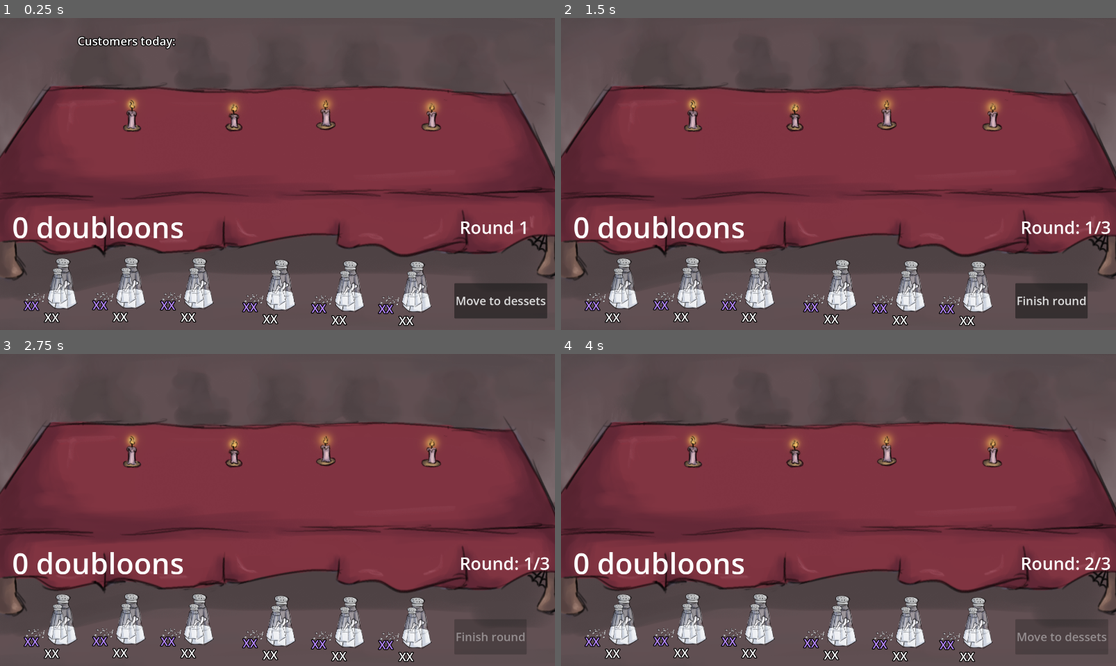
Above: before the commit, frames 1-4 (two rows, left to right).
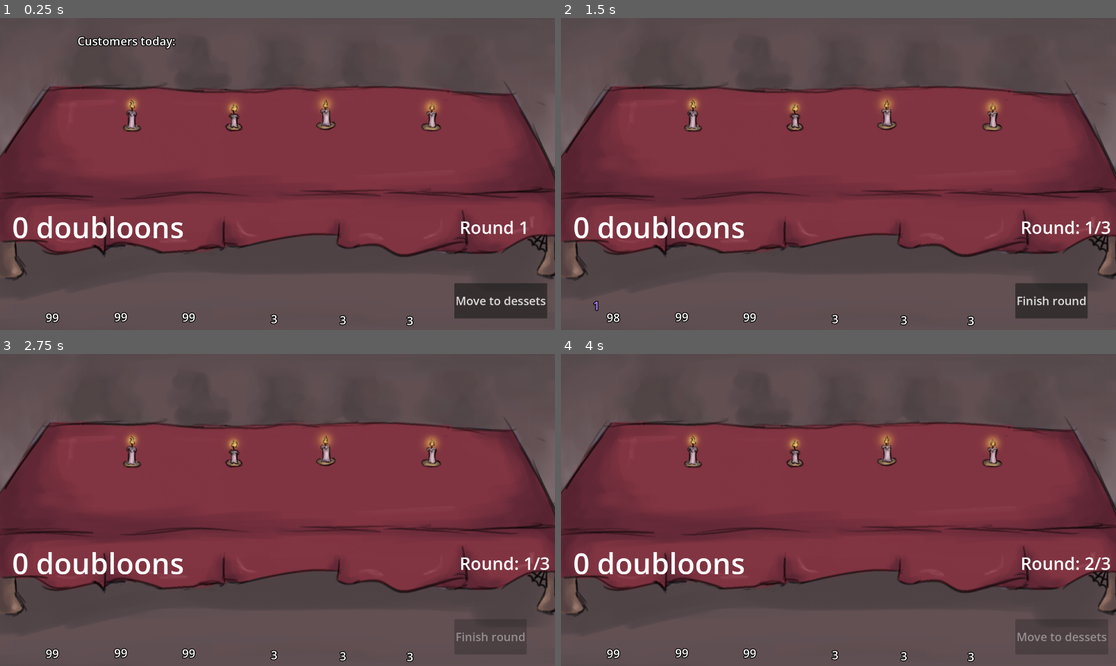
Above: after the commit, the same moments.

Repository: Henrique-Baumegger/godot-fims_food
Game: Godot game, scene res://scripts_and_scenes/main/main.tscn
Two runs of this game, one before a commit and one after it. Both use one fixed random seed, a clock stepped at 60 frames per second and the inputs below.
Inputs (mouse positions are in pixels of both pictures, inside the frame that each line leads up to):
- Up to frame 1 (0.25 s): no input
- Up to frame 2 (1.5 s): click "Move to dessets" at 0.5 s; tap Enter at 1.25 s; move the mouse to (610, 289) at 1.27 s; click (610, 289) at 1.35 s
- Up to frame 3 (2.75 s): click "Finish round" at 2 s
- Up to frame 4 (4 s): tap Space at 2.75 s; move the mouse to (683, 625) at 2.77 s; click (683, 625) at 2.85 s; click "Move to dessets" at 3.5 s

The runs differ from the first frame. In frame 1, 4.3% of the frame differs, in the area x 4-78%, y 76-99%; in frame 2, 4.3%; in frame 3, 4.3%; in frame 4, 4.3%.
Error before the commit: Parse Error: Invalid argument for "try_to_add()" function: argument 1 should be "Ingredient" but is "String". (res://scripts_and_scenes/ingredients/ingredient.…
Error after the commit: Out of bounds get index '0' (on base: 'Array[Customer]') (res://scripts_and_scenes/table/table.gd:111)

Commit message:
refactored ingredient

Diff:
--- a/project.godot
+++ b/project.godot
@@ -21,7 +21,6 @@
 
 [global_group]
 
-food_area="Food areas 2D"
 customers=""
 
 [input]
--- a/scripts_and_scenes/food/food.gd
+++ b/scripts_and_scenes/food/food.gd
@@ -1,5 +1,3 @@
-## Lifecycle functions that should be called by parent:
-## clients_go_drink_step()
 class_name Food
 extends Area2D
 
@@ -10,7 +8,6 @@
 @export var drink_textures : Dictionary [Drinks, Texture2D]
 
 var sprite_of_poison_type: Dictionary[Customer.Creatures, Sprite2D]
-var warm_food_step : bool = true
 
 var poison_present : Dictionary[Customer.Creatures, int]
 var single_drink_present : Drinks = Drinks.NONE
@@ -20,8 +17,23 @@
 @onready var drink_sprite: Sprite2D = $DrinkSprite
 
 
-func move_to_drink_step()->void:
-	warm_food_step = false
+func try_to_add(ing: Ingredient, quantity: int) -> int:
+	var added = 0
+
+	if ing.poison_type != Customer.Creatures.NONE:
+		var current = poison_present.get(ing.poison_type, 0)
+		poison_present[ing.poison_type] = current + quantity
+		added = quantity
+
+	elif ing.drink_type != Drinks.NONE:
+		if single_drink_present != ing.drink_type:
+			single_drink_present = ing.drink_type
+			added = 1
+		elif single_drink_present == ing.drink_type:
+			added = 0
+
+	_update_visuals()
+	return added
 
 
 func _ready() -> void:
@@ -33,27 +45,7 @@
 	food_sprite.texture = list_of_warm_food_textures.pick_random()
 
 
-func try_to_add(ing: Ingredient, quantity: int) -> int:
-	var added = 0
-
-	if ing.poison_type != Customer.Creatures.NONE && warm_food_step:
-		var current = poison_present.get(ing.poison_type, 0)
-		poison_present[ing.poison_type] = current + quantity
-		added = quantity
-
-	elif ing.drink_type != Drinks.NONE:
-		if single_drink_present != ing.drink_type:
-			single_drink_present = ing.drink_type
-			added = 1
-		elif single_drink_present == ing.drink_type:
-			added = 0
-
-	update_visuals()
-	return added
-
-
-
-func update_visuals() -> void:
+func _update_visuals() -> void:
 	var lines: Array[String] = []
 	for poison_type in Customer.Creatures:
 		var current = poison_present.get(poison_type, 0)
--- a/scripts_and_scenes/food/food.tscn
+++ b/scripts_and_scenes/food/food.tscn
@@ -10,7 +10,7 @@
 [sub_resource type="RectangleShape2D" id="RectangleShape2D_aohis"]
 size = Vector2(90.79999, 159.67499)
 
-[node name="Food" type="Area2D" unique_id=1063911873 groups=["food_area"]]
+[node name="Food" type="Area2D" unique_id=1063911873]
 z_index = 1
 script = ExtResource("1_aohis")
 
--- a/scripts_and_scenes/ingredients/ingredient.gd
+++ b/scripts_and_scenes/ingredients/ingredient.gd
@@ -2,18 +2,21 @@
 class_name Ingredient
 
 
-@export var ingredient_name : String = "no name yet"
-@export var sprite : Texture2D = null
-@export var initial_quantity : int
-@export var sprite_scale_mult : float = 1
+@export var poison_type : Customer.Creatures = Customer.Creatures.NONE
+@export var drink_type : Food.Drinks = Food.Drinks.NONE
 
-var is_dessert : bool = false
+@export var initial_quantity : int = 0
+@export var texture : Texture2D = null
+
 var dragging : bool = false
 var mouse_is_on_static_ingredient : bool = false
-var customers_are_sitting : bool = false
+var warm_ingredients_blocked : bool = false
 
 var static_quantity : int
-var dragged_quantity = 0
+var dragged_quantity : int = 0
+
+var initial_scale_static_ingredient : Vector2
+var initial_scale_dragged_ingredient : Vector2
 
 @onready var static_ingredient: Node2D = $StaticIngredient
 @onready var dragged_ingredient: Node2D = $DraggedIngredient
@@ -23,66 +26,57 @@
 @onready var dragged_sprite: Sprite2D = $DraggedIngredient/DraggedSprite
 
 
-func _ready() -> void:
-	if ingredient_name == "go_right_dessert" or ingredient_name == "go_left_dessert" or ingredient_name == "stay_dessert":
-		is_dessert = true
-
-	static_sprite.scale = static_sprite.scale * sprite_scale_mult
-	dragged_sprite.scale = dragged_sprite.scale * sprite_scale_mult
-	dragged_ingredient.visible = false
-	static_quantity = initial_quantity
-	update_labels()
-	set_up_sprites()
-
-func _process(_delta):
-	if (customers_are_sitting and not is_dessert) or (not customers_are_sitting and is_dessert):
-		if dragging:
-			cancel_drag()
-		return
-
-	handle_potential_click()
-	handle_potential_dragging_movement()
-
-
-func clients_go_to_table() -> void:
-	customers_are_sitting = true
-	if not is_dessert:
+func toggle_warm_ingredients_selectability(on : bool)-> void:
+	if on:
+		warm_ingredients_blocked = false
 		modulate = Color(0.8, 0.8, 0.8, 0.6)
-	else:
+	elif not on:
+		warm_ingredients_blocked = true
 		modulate = Color.WHITE
 
 
-
-func start_round() -> void:
-	customers_are_sitting = false
-	if not is_dessert:
-		modulate = Color.WHITE
-	else:
-		modulate = Color(0.8, 0.8, 0.8, 0.6)
+func _ready() -> void:
+	initial_scale_static_ingredient = static_sprite.scale
+	initial_scale_dragged_ingredient = dragged_sprite.scale
+	dragged_ingredient.visible = false
+	static_quantity = initial_quantity
+	static_sprite.texture = texture
+	dragged_sprite.texture = texture
+	_update_labels()
 
 
-func handle_potential_click() -> void:
+func _process(_delta):
+	if (warm_ingredients_blocked and drink_type == Food.Drinks.NONE):
+		if dragging:
+			_cancel_drag()
+		return
+
+	_handle_potential_click()
+	_handle_potential_dragging_movement()
+
+
+func _handle_potential_click() -> void:
 	if not Input.is_action_just_pressed("left_click"):
 		return
 
-	var potential_food : Food = get_potential_food()
+	var potential_food : Food = _get_potential_food()
 	if potential_food != null and dragged_quantity > 0:
-		handle_ingredient_addition(potential_food)
-		cancel_drag()
+		_handle_ingredient_addition(potential_food)
+		_cancel_drag()
 	elif dragged_quantity == 0 and mouse_is_on_static_ingredient and static_quantity >0:
-		start_dragging()
+		_start_dragging()
 		dragged_quantity = 1
 		static_quantity -= 1
-		update_labels()
+		_update_labels()
 	elif dragged_quantity > 0 and mouse_is_on_static_ingredient and static_quantity >0:
 		dragged_quantity += 1
 		static_quantity -= 1
-		update_labels()
+		_update_labels()
 	elif not mouse_is_on_static_ingredient and dragging:
-		cancel_drag()
+		_cancel_drag()
 
 
-func get_potential_food() -> Food: # Null if none
+func _get_potential_food() -> Food: # Null if none
 	var result : Food = null
 
 	var space_state = get_world_2d().direct_space_state
@@ -91,40 +85,40 @@
 	pq.collide_with_areas = true
 	var results_as_array_of_dictionaries = space_state.intersect_point(pq)
 	for current_dict in results_as_array_of_dictionaries:
-		if current_dict["collider"].is_in_group("food_area"):
-			result = current_dict["collider"]
+		var node_found = current_dict["collider"]
+		if node_found is Food:
+			result = node_found
 			break
 	return result
 
 
-func handle_ingredient_addition(_current_food: Food) -> void:
-	var added = _current_food.try_to_add(ingredient_name, dragged_quantity)
-	dragged_quantity = dragged_quantity- added
+func _handle_ingredient_addition(found_food: Food) -> void:
+	var added = found_food.try_to_add(self, dragged_quantity)
+	dragged_quantity = dragged_quantity - added
 	return
 
 
-func cancel_drag() -> void:
+func _cancel_drag() -> void:
 	static_quantity = dragged_quantity + static_quantity
 	dragged_quantity = 0
-	update_labels()
+	_update_labels()
 
 	dragging = false
 	dragged_ingredient.visible = false
 	dragged_ingredient.position = Vector2(0,0) # Relative to the parent
 
 
-func update_labels() -> void:
+func _update_labels() -> void:
 	static_label.text = str(static_quantity)
 	dragged_label.text = str(dragged_quantity)
 
 
-func start_dragging() -> void:
+func _start_dragging() -> void:
 	dragging = true
 	dragged_ingredient.visible = true
-	handle_potential_dragging_movement()
 
 
-func handle_potential_dragging_movement() -> void:
+func _handle_potential_dragging_movement() -> void:
 	if !dragging:
 		return
 	dragged_ingredient.global_position = get_global_mouse_position()
@@ -136,8 +130,3 @@
 
 func _on_static_ingredient_area_mouse_exited() -> void:
 	mouse_is_on_static_ingredient = false
-
-
-func set_up_sprites() -> void:
-	static_sprite.texture = sprite
-	dragged_sprite.texture = sprite
